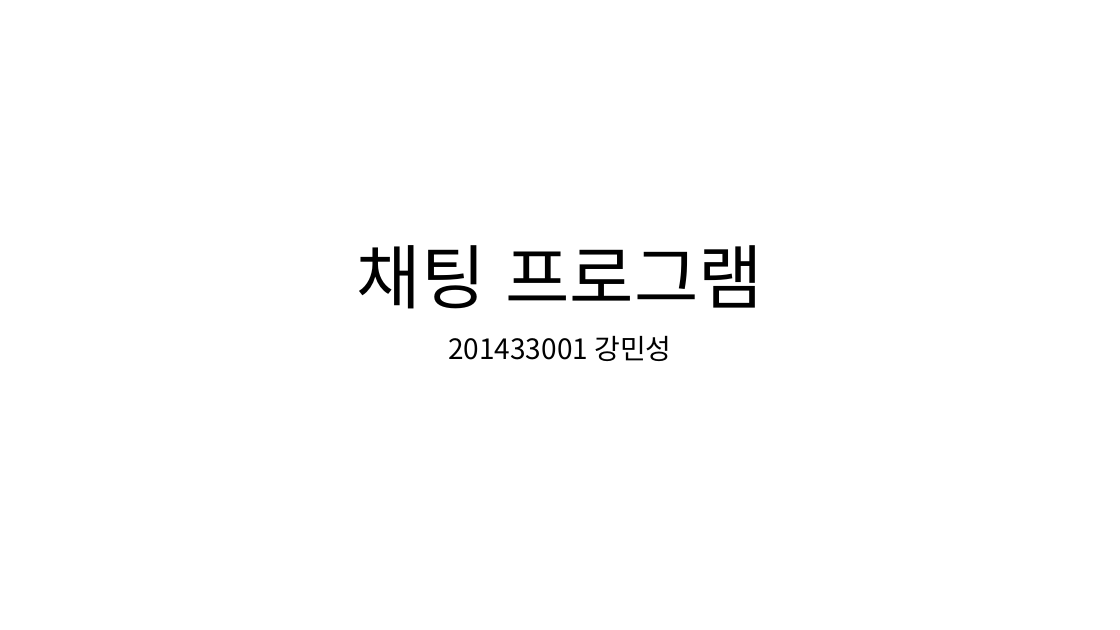
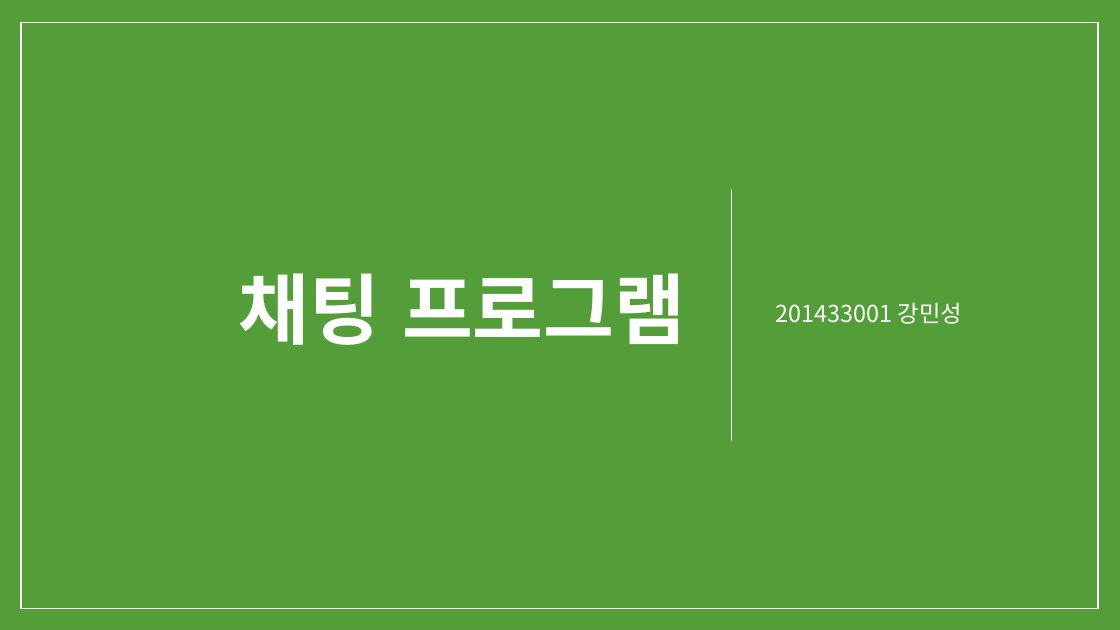
Before and after one commit to decidone/chatProgram, a slide deck: slide 1 of 채팅프로그램_강민성.pptx. Drawn at 1120x630 pixels with LibreOffice and Linux fonts; fonts in the diff are those of the drawing. Boxes give left, top, right and bottom in pixels: in the first picture for what was removed or moved away, otherwise in the second. Text is boxed around its words. In the diff, an @@ line names an element or a change of style, - is before the commit and + after.

```diff
--- a/채팅프로그램_강민성.pptx
+++ b/채팅프로그램_강민성.pptx
@@ background #FFFFFF to #549E39 @@
@@ rectangle added at box(0, 0, 1120, 630), fill #549E39 @@
@@ rectangle added at box(21, 23, 1098, 608), outline #FFFFFF 1 pt @@
@@ title "채팅 프로그램": place and size @@
-title "채팅 프로그램" at box(357, 245, 763, 309)
+title "채팅 프로그램" at box(239, 273, 685, 345)
@@ title "채팅 프로그램" at box(239, 273, 685, 345): size 60 to 66 pt, text colour #000000 to #FFFFFF, bold on; alignment centre to right; line spacing 0.9 to 0.85; vertical alignment bottom to middle @@
@@ subtitle "201433001 강민성": place and size @@
-subtitle "201433001 강민성" at box(448, 335, 671, 361)
+subtitle "201433001 강민성" at box(776, 302, 962, 324)
@@ subtitle "201433001 강민성" at box(776, 302, 962, 324): size 24 to 20 pt, text colour #000000 to #FFFFFF; alignment centre to left; more space between paragraphs; vertical alignment top to middle @@
@@ line added from (732, 441) to (732, 189), #FFFFFF 1 pt @@
```
Also in this commit, not shown: 1 other slide changed, 7 slides added, 1 slide removed, 5 other files.
